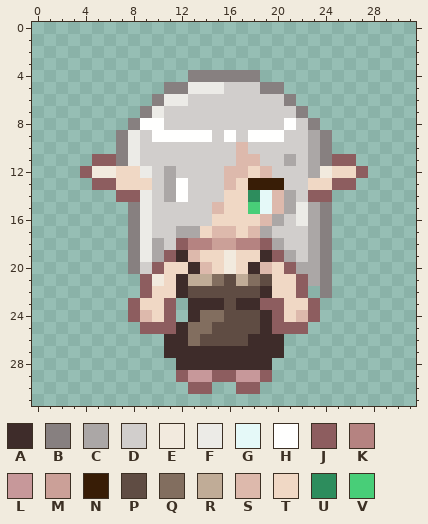
Pixel-art sprite: _Data/HighElf400.png. Above: the version before the commit.
The file is 128x128 pixels, drawn in blocks of 4x4; one block is one cell here.
Palette (. is transparent): A #3e2c2a  B #878080  C #aba7a6  D #d1cecc  E #f2eade  F #ecebe7  G #e5f9f8  H #fffffe  J #8d5d5f  K #b58381  L #c7989a  M #cba098  N #381d06  P #5f4c43  Q #826e5f  R #c0ac97  S #ddb9ac  T #f0d8c5  U #2d8d5d  V #48ce78
And afterwards:
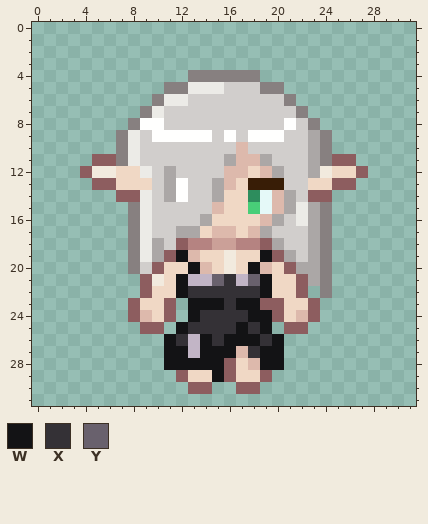
Colours new in this view: W #131315  X #343136  Y #69616d
From old to new:
Colour R changes from #c0ac97 to #c2b5c6.
Colour D gives way to colour C in row 11 at x 16 and 19; in row 12 at x 20; in rows 13 to 14 at x 15; in row 16 at x 14.
Colour C gives way to colour D in row 11 at x 21.
Colour A gives way to colour J in row 28 at x 16.
Colour A gives way to colour R in row 27 at x 13.
Colour Q gives way to colour R in row 26 at x 13.
Colour A gives way to colour S in row 27 at x 17; in row 28 at x 18.
Colour A gives way to colour T in row 28 at x 17.
Colour L gives way to colour T in row 29 at x 13 to 14 and 17 to 18.
The edit adds colour W in row 28 at x 11 and 20.
Colour A gives way to colour W in row 19 at x 12 and 19; in row 20 at x 13 and 18; in row 21 at x 12; in row 22 at x 12 and 19; in row 23 at x 13 to 15 and 17 to 18; in row 24 at x 13 and 19.
Colour A gives way to colour W in row 25 at x 12 and 19; in row 26 at x 11, 18 and 20; in row 27 at x 11 to 12, 14 to 16 and 19 to 20; in row 28 at x 12 to 15 and 19.
Colour J gives way to colour W in row 29 at x 15.
Colour P gives way to colour W in row 21 at x 19; in row 24 at x 18; in row 25 at x 17; in row 26 at x 14 and 16 to 17.
Colour A gives way to colour X in row 26 at x 12 and 19; in row 27 at x 18.
Colour P gives way to colour X in row 21 at x 16; in row 22 at x 13 to 18; in row 23 at x 16; in row 24 at x 16 to 17; in row 25 at x 15 to 16 and 18; in row 26 at x 15.
Colour Q gives way to colour X in row 24 at x 14 to 15; in row 25 at x 13 to 14.
Colour Q gives way to colour Y in row 21 at x 15 and 18.
Colour J is gone in row 25 at x 11 and 20.
